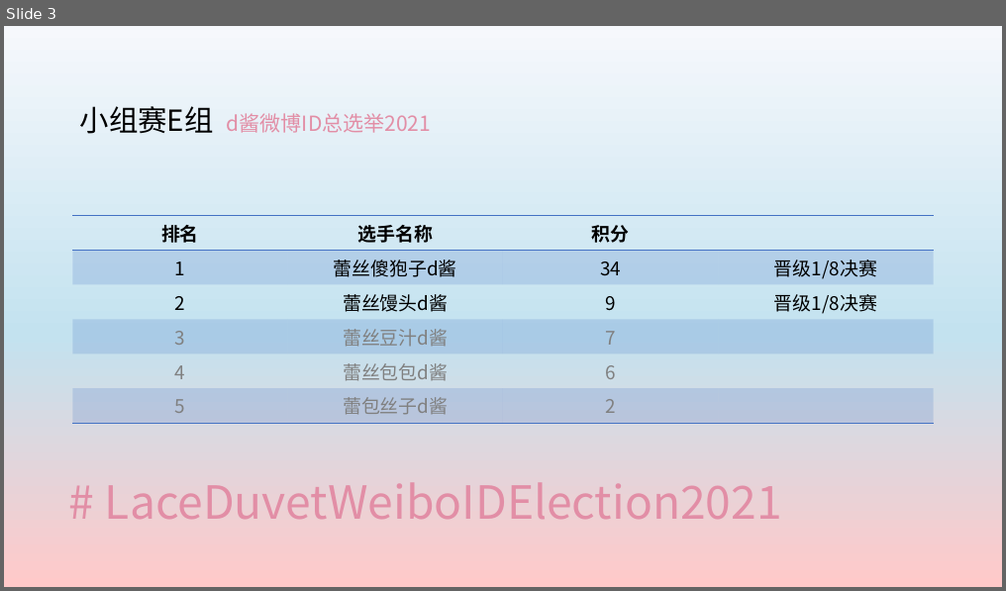
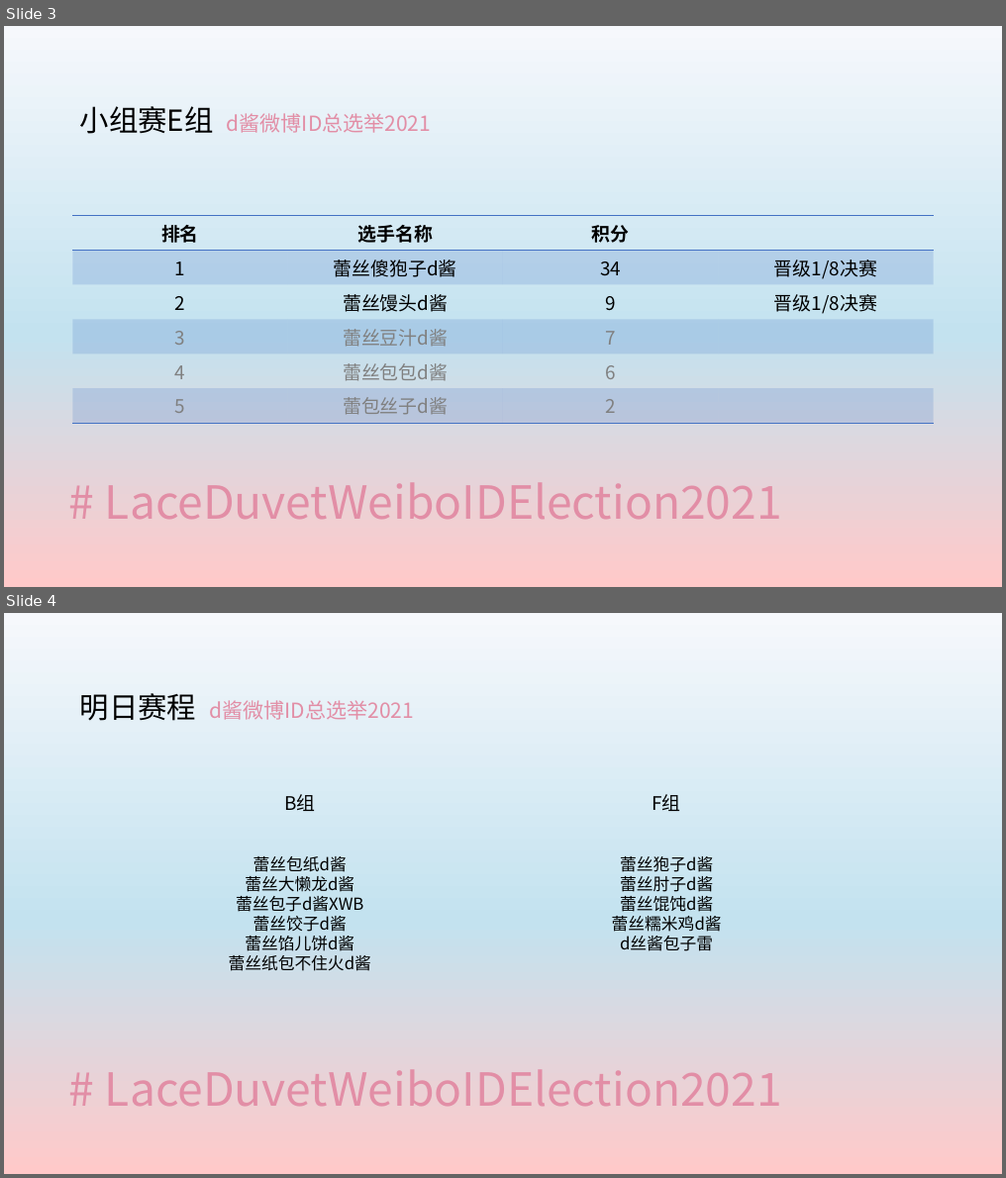
Before and after one commit to yyyeying/LaceDuvetWeiboIDElection2021, a slide deck: documents/race_profile/result_board.pptx. Shown one above the other, each under a label of ours: slide 3 before the commit, slides 3 and 4 after it. The pictures are 1006x591 and 1006x1178 pixels, drawn with LibreOffice and Linux fonts; fonts in the diff are those of the drawing. Boxes give left, top, right and bottom in pixels: in the first picture for what was removed or moved away, otherwise in the second. Text is boxed around its words. In the diff, an @@ line names an element or a change of style, - is before the commit and + after.

```diff
--- a/documents/race_profile/result_board.pptx
+++ b/documents/race_profile/result_board.pptx
@@ slide 4 added at [4, 613, 1002, 1174], background gradient #F6F8FC to #C3E2EF to #FFC9C9 @@
@@ text added at [80, 693, 414, 721], 20 pt, text #E28EA6 @@
+明日赛程 d酱微博ID总选举2021
@@ text added at [284, 794, 315, 811], 18 pt, text #000000 @@
+B组
@@ text added at [651, 794, 680, 811], 18 pt, text #000000 @@
+F组
@@ text added at [229, 857, 371, 971], 16 pt, text #000000 @@
+蕾丝包纸d酱
+蕾丝大懒龙d酱
+蕾丝包子d酱XWB
+蕾丝饺子d酱
+蕾丝馅儿饼d酱
+蕾丝纸包不住火d酱
@@ text added at [612, 857, 722, 952], 16 pt, text #000000 @@
+蕾丝狍子d酱
+蕾丝肘子d酱
+蕾丝馄饨d酱
+蕾丝糯米鸡d酱
+d丝酱包子雷
@@ title added at [105, 1069, 782, 1106], 44 pt, text #E28EA6 @@
+# LaceDuvetWeiboIDElection2021
```
Also in this commit, not shown: 15 other files.
